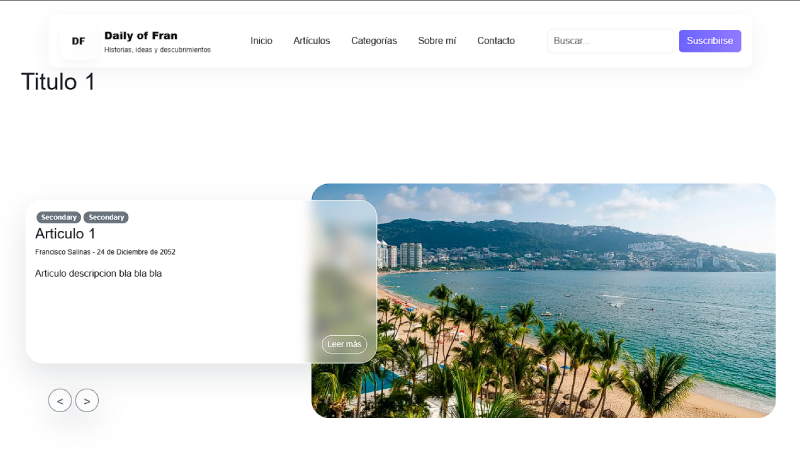
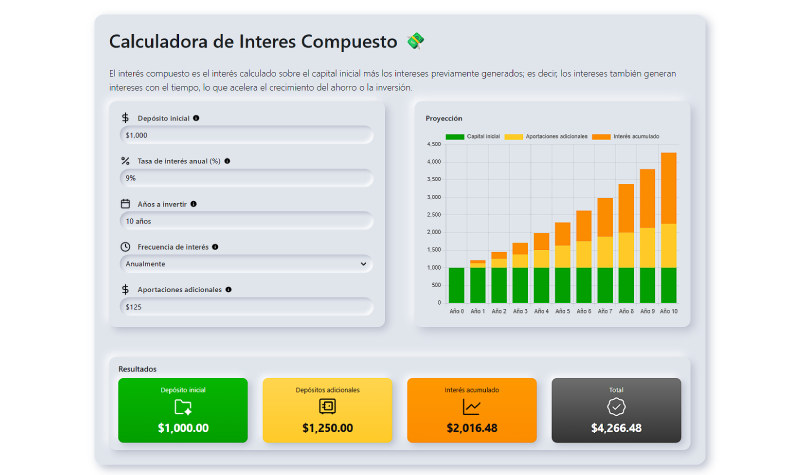
Layered file, before and after one edit (w=800, h=475). Changes by layer:
added layer "Capa 12" above "Capa 11" over [0, 0, 800, 475]
